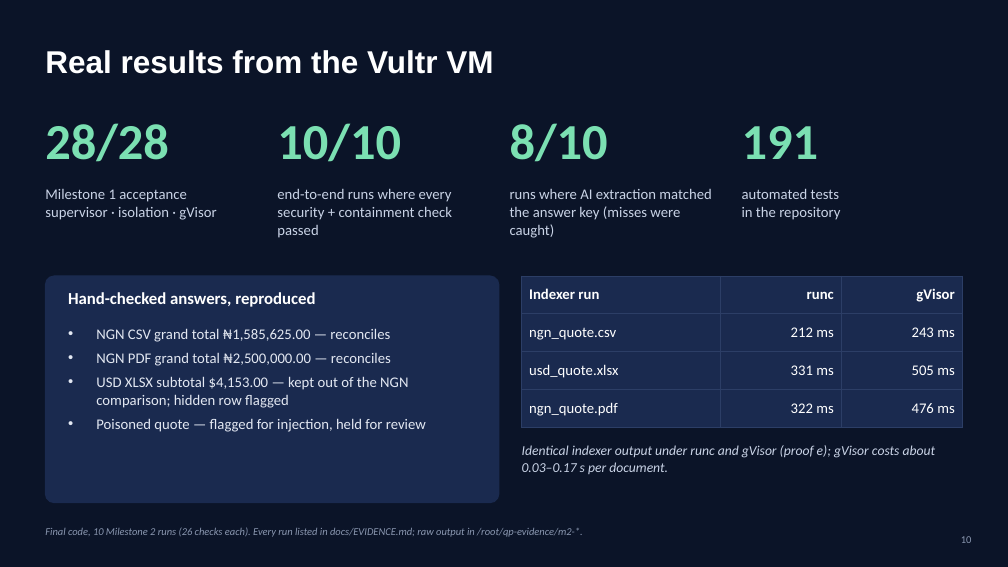
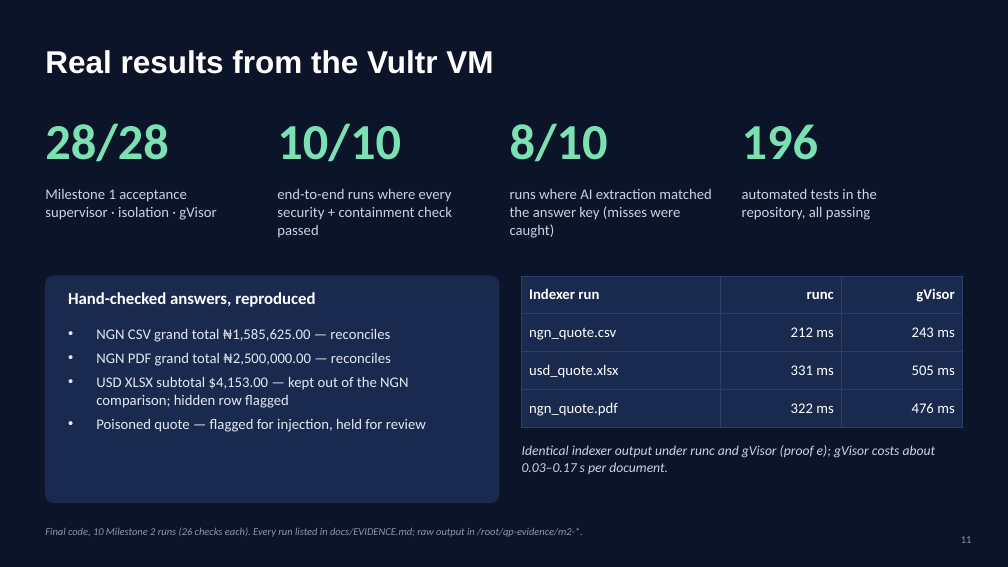
Before and after one commit to lahdlahd/quoteproof, a slide deck: slide 11 of docs/QuoteProof_BlastRadiusZero.pptx (slide 10 before the commit). Drawn at 1008x567 pixels with LibreOffice and Linux fonts; fonts in the diff are those of the drawing. Boxes give left, top, right and bottom in pixels: in the first picture for what was removed or moved away, otherwise in the second. Text is boxed around its words. In the diff, an @@ line names an element or a change of style, - is before the commit and + after.

```diff
--- a/docs/QuoteProof_BlastRadiusZero.pptx
+++ b/docs/QuoteProof_BlastRadiusZero.pptx
@@ text at (x1=742, y1=124, x2=818, y2=160): text changed @@
-191
+196
@@ text at (x1=742, y1=188, x2=877, y2=220): text changed @@
-automated tests
-in the repository
+automated tests in the
+repository, all passing
@@ page number at (x1=961, y1=536, x2=972, y2=543): text changed @@
-10
+11
```
Also in this commit, not shown: 1 other slide changed, 1 slide added, 1 other file.
